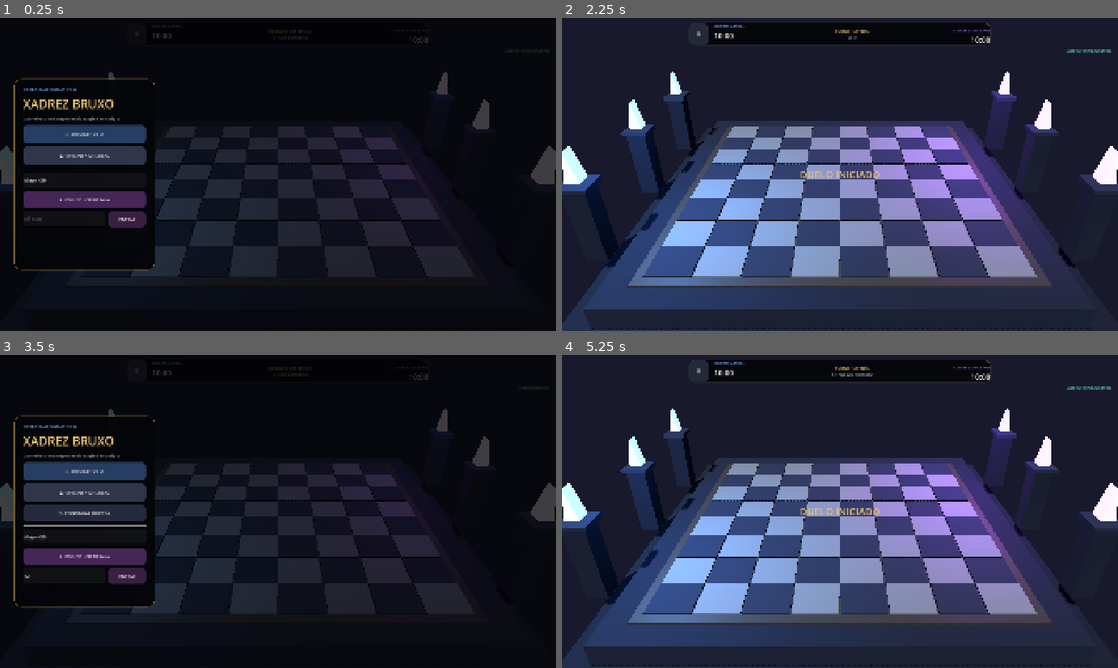
Above: before the commit, frames 1-4 (two rows, left to right).
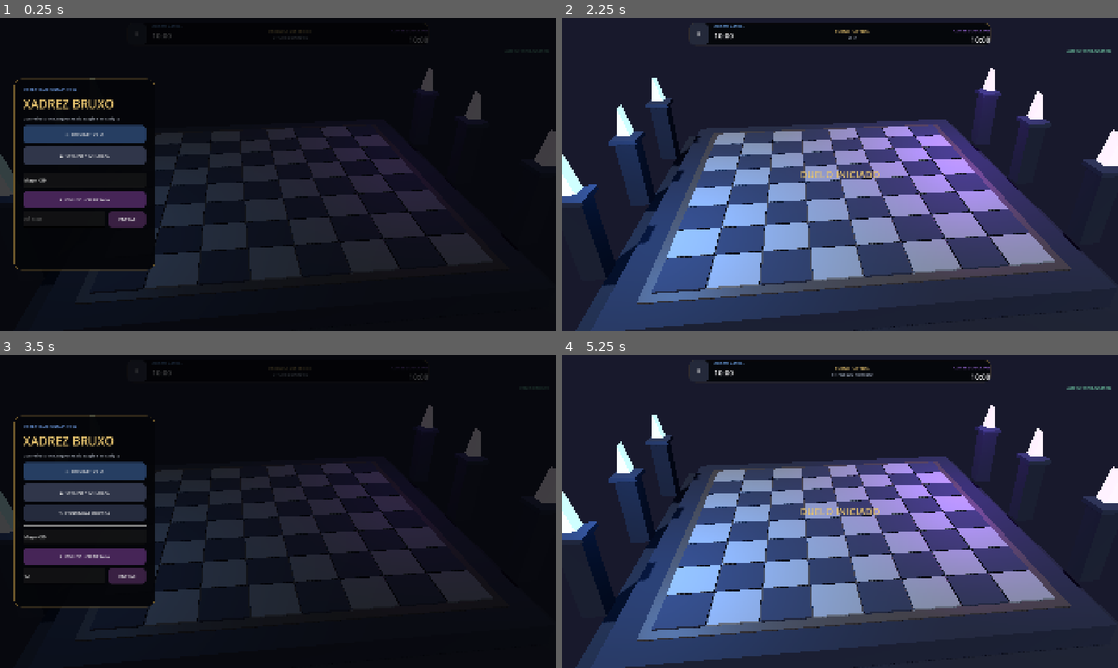
Above: after the commit, the same moments.

Repository: thepunisherhat41/Xadrez-bruxo
Game: Godot game, scene res://scenes/Main.tscn
Two runs of this game, one before a commit and one after it. Both use one fixed random seed, a clock stepped at 60 frames per second and the inputs below.
Inputs (mouse positions are in pixels of both pictures, inside the frame that each line leads up to):
- Up to frame 1 (0.25 s): no input
- Up to frame 2 (2.25 s): click (628, 218) at 0.52 s; type "12" at 0.6 s; click "☰" at 1.25 s; click "⚔ OFFLINE • VS IA" at 2 s
- Up to frame 3 (3.5 s): click "☰" at 2.75 s
- Up to frame 4 (5.25 s): click "♟ OFFLINE • 1v1 LOCAL" at 3.5 s; click "☰" at 4.25 s; click "↻ CONTINUAR PARTIDA" at 5 s

The runs differ from the first frame. In frame 1, 5.5% of the frame differs, in the area x 0-100%, y 16-87%; in frame 2, 25%, in the area x 0-100%, y 16-100%; in frame 3, 5.5%; in frame 4, 25%.

Commit message:
Give gameplay a cinematic three-quarter tactical angle

Diff:
--- a/game/scripts/CameraRig.gd
+++ b/game/scripts/CameraRig.gd
@@ -3,15 +3,15 @@
 
 var camera: Camera3D
 var side := "w"
-var yaw_offset := 0.0
+var yaw_offset := deg_to_rad(-6.5)
 var zoom := 1.0
-var tactical_distance := 15.8
-var tactical_height := 9.45
-var look_target := Vector3(0, 0.62, -0.25)
+var tactical_distance := 15.55
+var tactical_height := 8.85
+var look_target := Vector3(0, 0.66, -0.22)
 
 func _ready() -> void:
 	camera = Camera3D.new()
-	camera.fov = 42.0
+	camera.fov = 42.5
 	camera.near = 0.15
 	camera.far = 120.0
 	camera.keep_aspect = Camera3D.KEEP_HEIGHT
@@ -28,15 +28,15 @@
 		rotation.y = target_rotation
 
 func orbit(delta_x: float) -> void:
-	yaw_offset = clampf(yaw_offset + delta_x * 0.0012, deg_to_rad(-12.0), deg_to_rad(12.0))
+	yaw_offset = clampf(yaw_offset + delta_x * 0.0012, deg_to_rad(-13.0), deg_to_rad(7.0))
 	_apply()
 
 func zoom_by(delta: float) -> void:
-	zoom = clampf(zoom + delta, 0.92, 1.10)
+	zoom = clampf(zoom + delta, 0.94, 1.10)
 	_apply()
 
 func reset_view() -> void:
-	yaw_offset = 0.0
+	yaw_offset = deg_to_rad(-6.5)
 	zoom = 1.0
 	_apply()
 
@@ -44,8 +44,8 @@
 	var original_position := camera.position
 	var original_fov := camera.fov
 	var focus := Vector3(world_position.x * 0.60, 0.88, world_position.z * 0.60)
-	var close_distance := 11.7 * zoom
-	var close_height := 6.9 * zoom
+	var close_distance := 11.55 * zoom
+	var close_height := 6.35 * zoom
 	var close_pos := Vector3(sin(yaw_offset) * close_distance, close_height, cos(yaw_offset) * close_distance)
 	camera.look_at(focus, Vector3.UP)
 
